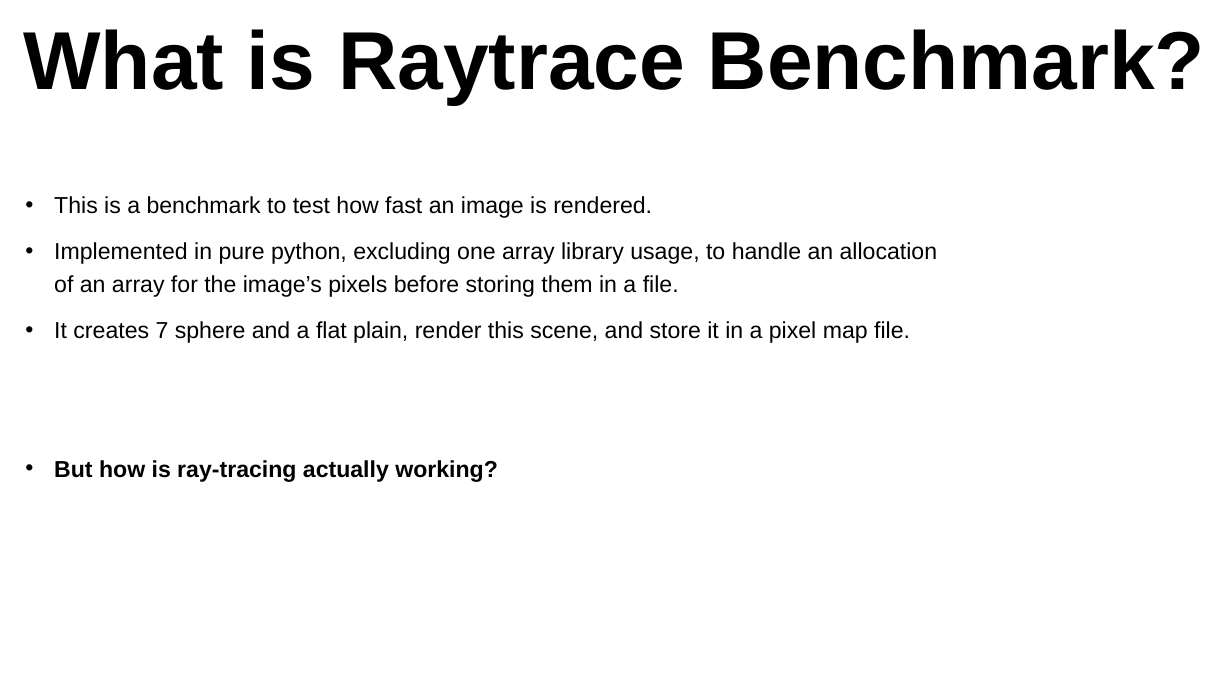
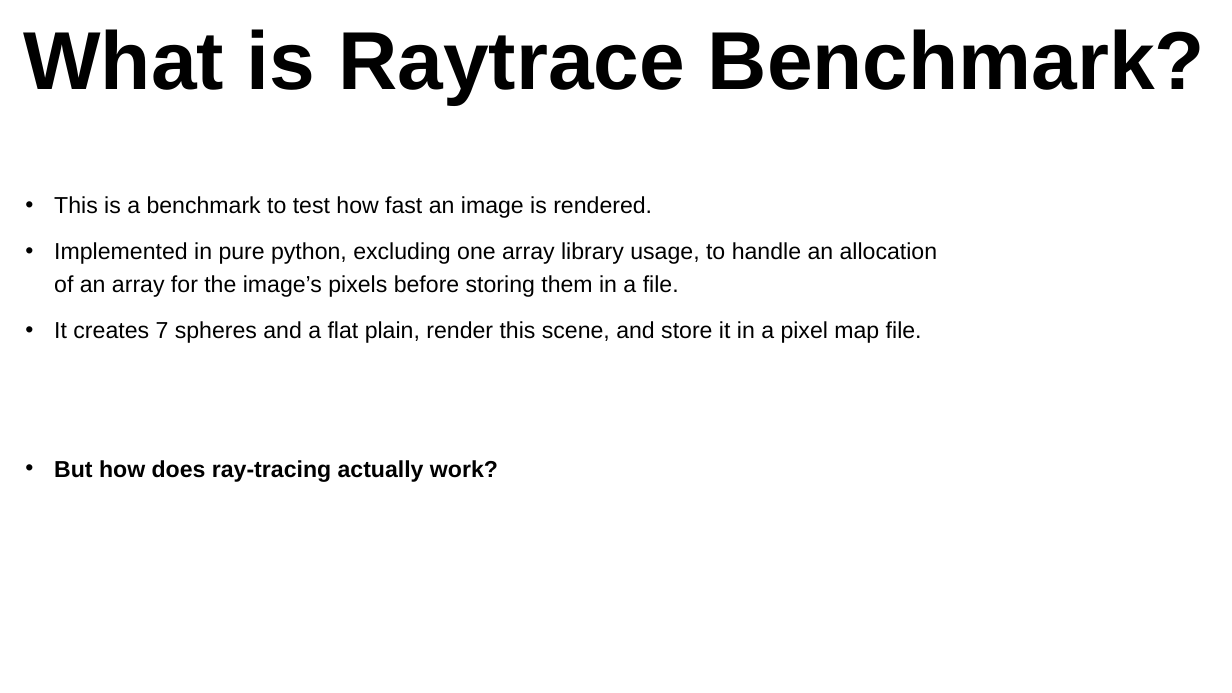
Before and after one commit to oridaniel09/nnproject, a slide deck: slide 32 of Final Presentation - NN Project.pptx. Drawn at 1232x693 pixels with LibreOffice and Linux fonts; fonts in the diff are those of the drawing. Boxes give left, top, right and bottom in pixels: in the first picture for what was removed or moved away, otherwise in the second. Text is boxed around its words. In the diff, an @@ line names an element or a change of style, - is before the commit and + after.

Commit message:
Changed the final presentation
Updated and added a few slides in the ray tracing part.

```diff
--- a/Final Presentation - NN Project.pptx
+++ b/Final Presentation - NN Project.pptx
@@ text at bbox=[54, 321, 922, 482]: text changed @@
-• It creates 7 sphere and a flat plain, render this scene, and store it in a pixel map file.
-• But how is ray-tracing actually working?
+• It creates 7 spheres and a flat plain, render this scene, and store it in a pixel map file.
+• But how does ray-tracing actually work?
```
Also in this commit, not shown: 11 other slides changed, 1 slide added.
